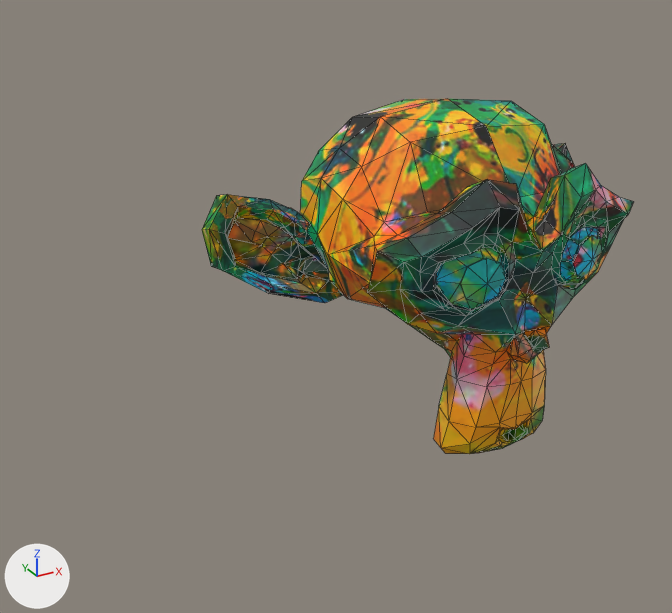
Before and after pictures for a commit that changed the glTF model suzanne.glb.
One viewpoint serves both versions: a 50 mm lens placed at (-2.44, -4.64, 2.4), pointed at (0.19, 0.15, 0.01). Lighting does not change. The marker at lower left points along +X, +Y and +Z. Mesh edges are drawn as thin lines. Where no turn or scale is listed for an object, it has been applied to the vertices.

In view in the first picture: 'Suzanne'.
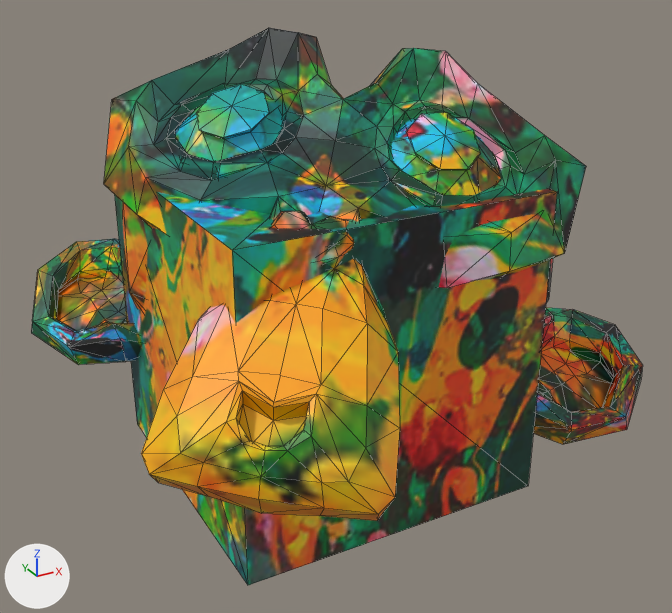
Location of each change, [x1, y1, x2, y2] in pixels of the pictures (672 x 613 px):
'Suzanne', moved, turned, rescaled: before [202, 99, 634, 454]; after [31, 28, 643, 521]
'Cube', added: after [114, 189, 557, 585]

Diff of the bpy script that builds the scene:
```diff
--- a/suzanne.glb.py
+++ b/suzanne.glb.py
@@ img_texture_1_compresonator @@
+img_texture_1_compresonator = load_image('Texture_1_compresonator', '_unpacked/Texture_1_compresonator', 512, 512, 'sRGB')
@@ mat_abstract @@
+mat_abstract = principled_material('Abstract')
+mat_abstract.texture = img_texture_1_compresonator
@@ me_cube @@
+me_cube.from_pydata(...)  # a box spanning x -0.95..0.95, y -0.95..0.95, z -0.95..0.95
+me_cube.materials.append(mat_abstract)  # picture img_texture_1_compresonator
@@ ob_suzanne @@
 ob_suzanne = bpy.data.objects.new('Suzanne', me_suzanne)
-ob_suzanne.location = (0.689, -0.343, 0.37)
+ob_suzanne.location = (0.0, 0.0, 0.0)
+ob_suzanne.rotation_euler = (-1.028, 0.111, -0.636)  # degrees (-59, 6.4, -36)
+ob_suzanne.scale = (1.61, 1.61, 1.61)
@@ ob_cube @@
+ob_cube = bpy.data.objects.new('Cube', me_cube)
+ob_cube.location = (0.0, 0.0, 0.0)
```
